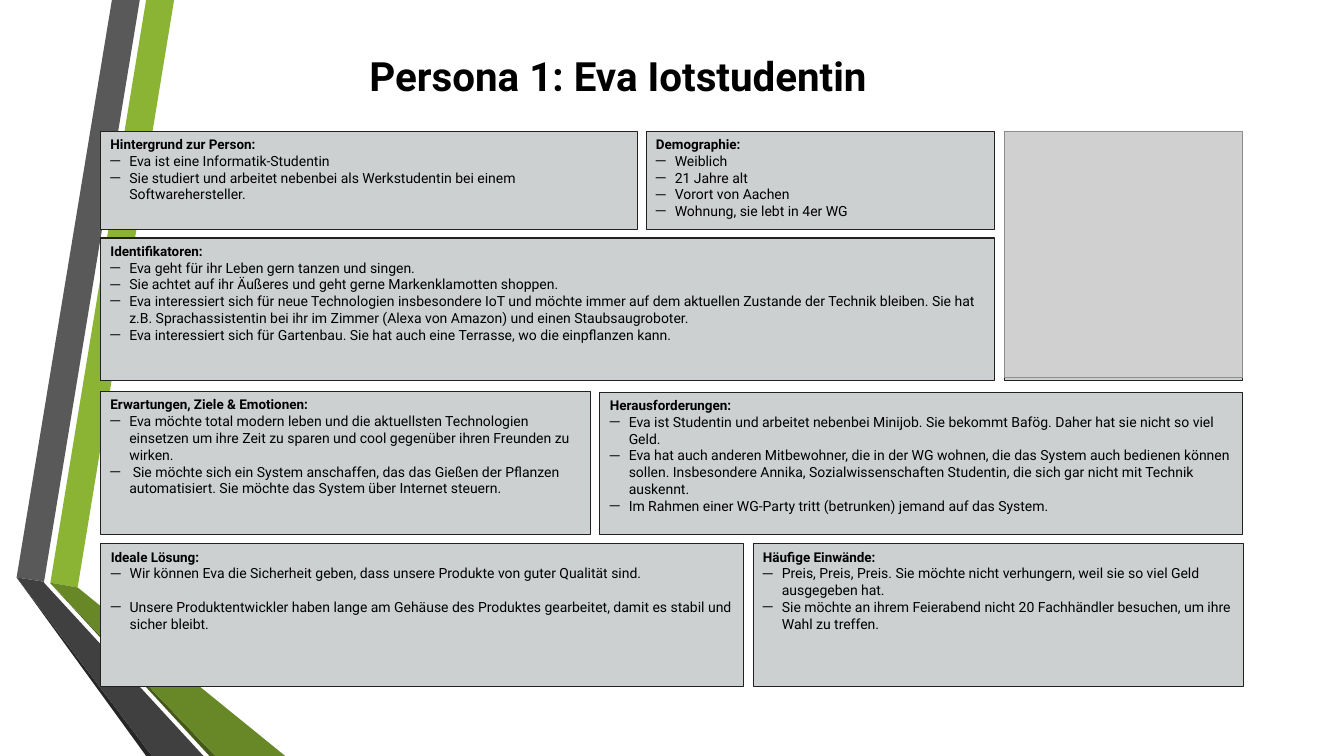
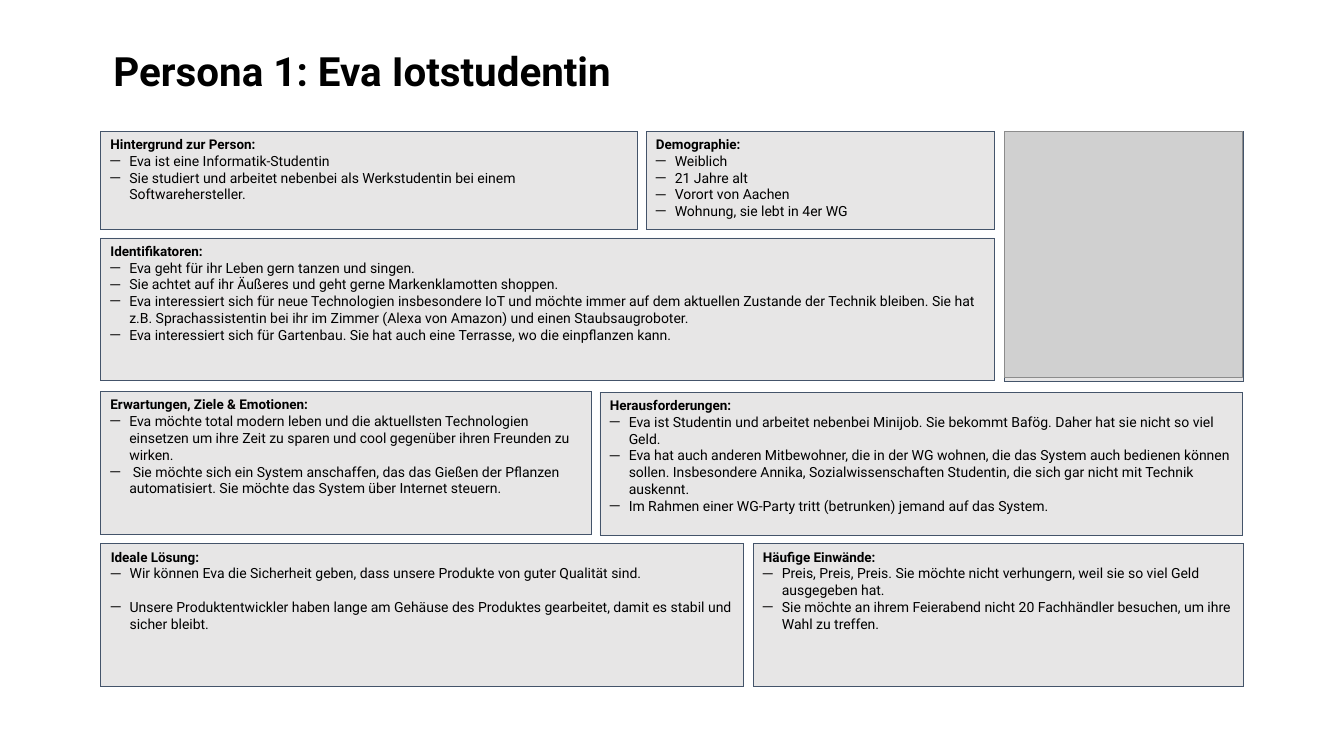
Before and after one commit to jonaswolf/IoTPflanze, a slide deck: slide 3 of 60_RequirementsEngineering/Personas.pptx. Drawn at 1344x756 pixels with LibreOffice and Linux fonts; fonts in the diff are those of the drawing; grey boxes stand for pictures; background and template pictures are left out. Boxes give left, top, right and bottom in pixels: in the first picture for what was removed or moved away, otherwise in the second. Text is boxed around its words. In the diff, an @@ line names an element or a change of style, - is before the commit and + after.

```diff
--- a/60_RequirementsEngineering/Personas.pptx
+++ b/60_RequirementsEngineering/Personas.pptx
@@ title "Persona 1: Eva Iotstudentin" at bbox=[113, 55, 611, 87]: alignment centre to left; line spacing 1 to 0.9 @@
@@ fill #CDD0D1 to #E7E6E6; outline #212121 0.75 pt to #44546A 0.5 pt in 8 elements at bbox=[101, 131, 637, 230], bbox=[646, 131, 994, 230], bbox=[101, 238, 994, 381], bbox=[101, 391, 592, 534], bbox=[600, 392, 1243, 535], bbox=[101, 544, 744, 688], bbox=[753, 544, 1244, 688], bbox=[1005, 131, 1243, 381] @@
@@ text in rectangle at bbox=[1005, 131, 1243, 381]: text removed @@
-Foto:
@@ group removed at bbox=[16, 0, 285, 756]: 6 freeform shapes @@
```
Also in this commit, not shown: 4 other slides changed, 27 other files.
